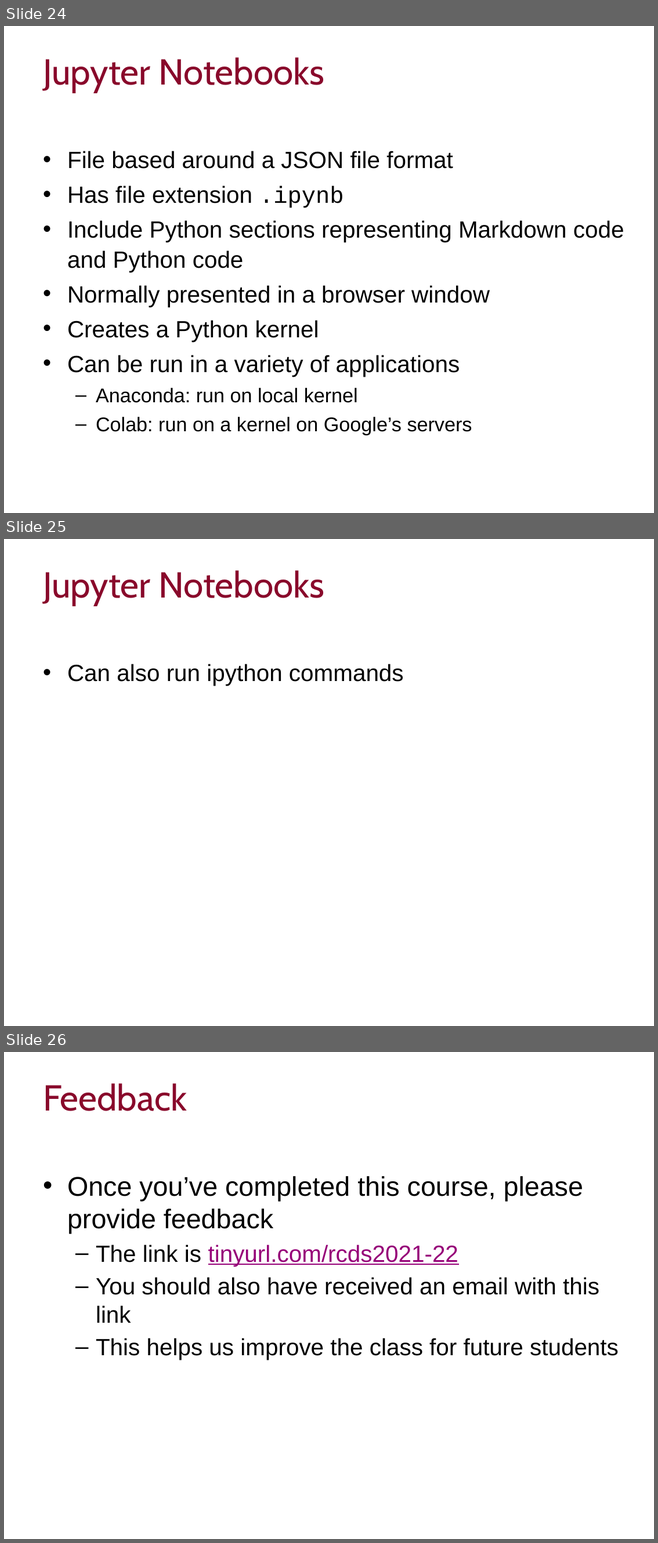
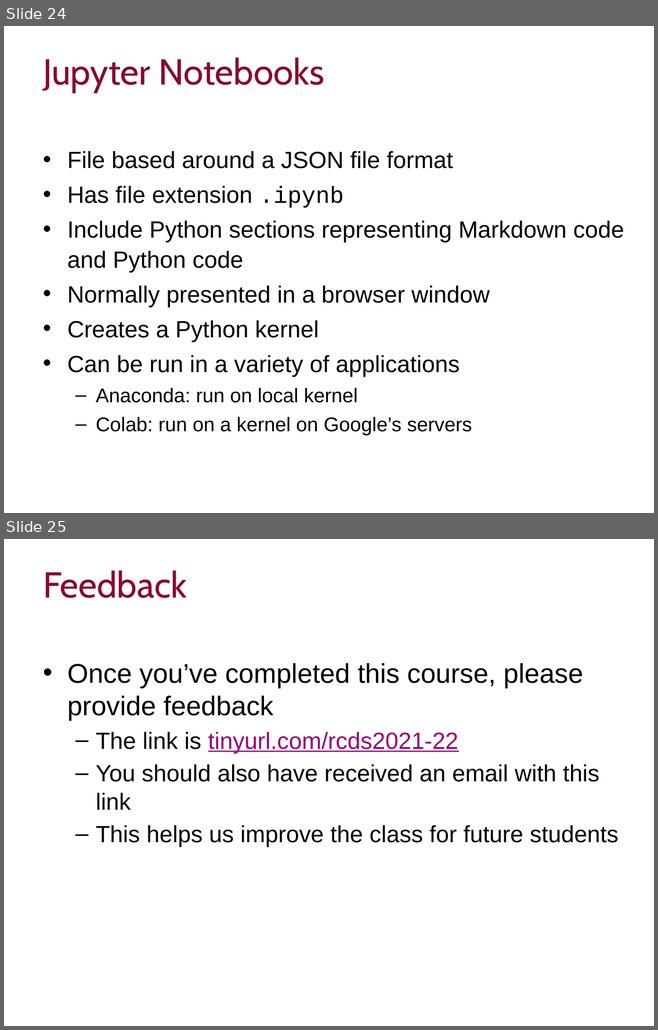
Before and after one commit to ImperialCollegeLondon/RCDS-managing-and-running-python-effectively, a slide deck: Managing and Running Python Effectively.pptx. Shown one above the other, each under a label of ours: slides 24, 25 and 26 before the commit, slides 24 and 25 after it. The pictures are 658x1543 and 658x1030 pixels, drawn with LibreOffice and Linux fonts; fonts in the diff are those of the drawing; background and template pictures are left out. Boxes give left, top, right and bottom in pixels: in the first picture for what was removed or moved away, otherwise in the second. Text is boxed around its words. In the diff, an @@ line names an element or a change of style, - is before the commit and + after.

Commit message:
Added notebooks

```diff
--- a/Managing and Running Python Effectively.pptx
+++ b/Managing and Running Python Effectively.pptx
@@ slide 25 removed at [4, 539, 654, 1026], background #FFFFFF @@
@@ title removed at [43, 570, 325, 606] @@
-Jupyter Notebooks
@@ text removed at [67, 664, 404, 686] @@
-• Can also run ipython commands
@@ what was slide 26 is now slide 25 @@
```
Also in this commit, not shown: 2 other files.
